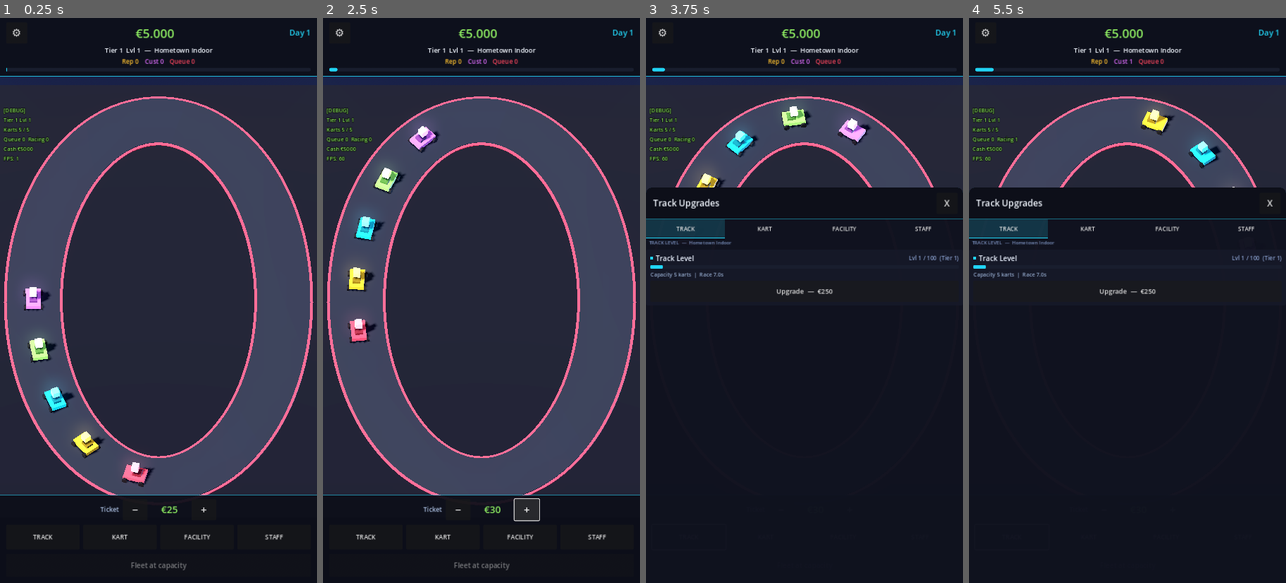
Above: before the commit, frames 1-4 (left to right).
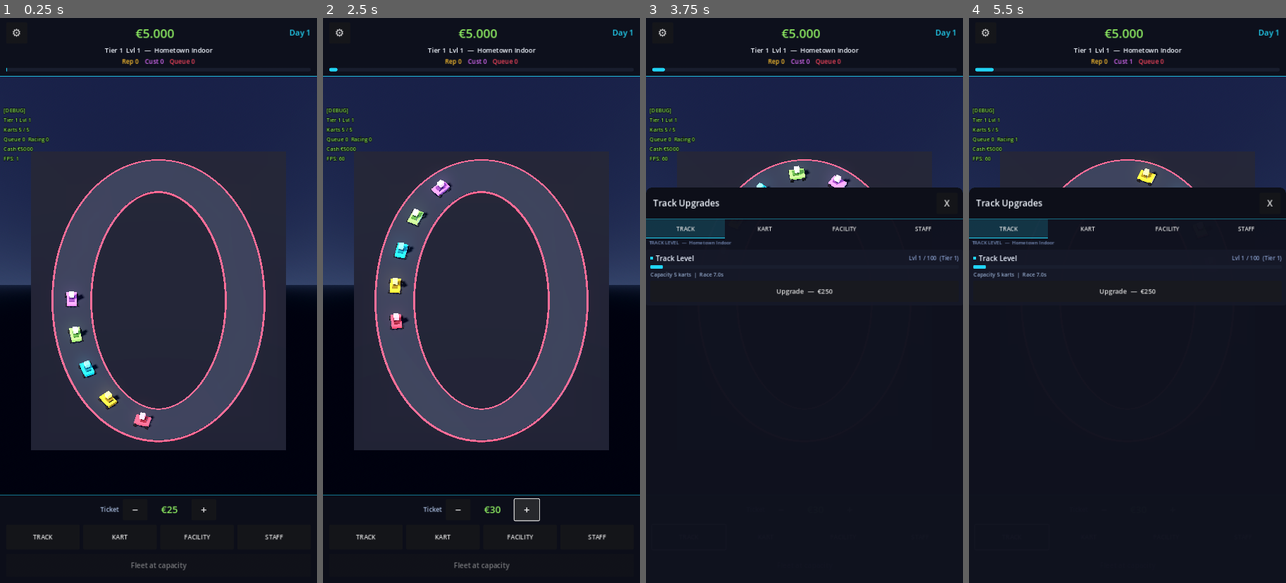
Above: after the commit, the same moments.

Repository: huubvreeker-create/Tycoon
Game: Godot game, scene res://scenes/main.tscn
The game is run twice, just before and just after one commit, with the same random seed, the same clock (stepped at 60 frames per second) and the same inputs.
Inputs:
- Up to frame 1 (0.25 s): no input
- Up to frame 2 (2.5 s): click "⚙" at 0.5 s; click "−" at 1.25 s; click "+" at 2 s
- Up to frame 3 (3.75 s): click "TRACK" at 2.75 s; click "KART" at 3.5 s
- Up to frame 4 (5.5 s): click "FACILITY" at 4.25 s; click "STAFF" at 5 s

The runs differ from the first frame. In frame 1, 47% of the frame differs, in the area x 0-100%, y 13-85%; in frame 2, 47%; in frame 3, 8.5%; in frame 4, 8.6%.

Commit message:
Real pit complex + recognisable cafe + multi-storey lounge
facility_visuals.gd:

PIT LANE — now a proper pit complex along the +Z long side of the
track instead of a row of garage boxes off to the side:
  - Asphalt pit straight running parallel to the main track
  - Painted dashed centre line on the pit lane
  - White pit wall separating pit lane from main track, capped
    with a cyan accent stripe along its top
  - Garage row on the far side of the pit straight, each bay with
    an open-door inset and a numbered plate above
  - Roof spanning all garage bays
  - Two angled asphalt connector strips at the ends, suggesting the
    in-/out-laps merging back into the main track
  - Number of bays + pit-straight width still scales with level

CAFETERIA — multi-element café instead of a single yellow box:
  - Main building (still on -X side of the venue)
  - Patio platform extending toward the track
  - Flat awning held up by four corner pillars
  - 2-5 tables on the patio, each with a pole + parasol that
    matches the cafeteria colour
  - Sign band moved to the side facing the track

VIP LOUNGE — multi-storey hospitality tower:
  - Floors scale with level (2 → 6 storeys)
  - Glass strips on the front + both sides for every floor (so it
    reads as "lots of windows") instead of a single tall box
  - Roof terrace platform with railings on all four sides
  - Beacon block on top of the terrace

MERCH SHOP — moved to the +X end of the venue (was +Z) so it
doesn't collide with the new pit complex on the +Z side. New
sign band on the inward side + an awning over the entrance.

Camera (scripts/camera_controller.gd, scenes/main.tscn):
- initial_zoom 36 → 52 so the full tier-1 venue (track + cafe +
  pit complex + lounge + merch) fits in the default view. Players
  can pinch in for detail.

https://claude.ai/code/session_01Sbv8ExRy1Fimm5caf9TfDv

Diff:
--- a/scenes/main.tscn
+++ b/scenes/main.tscn
@@ -59,7 +59,7 @@
 
 [node name="Camera3D" type="Camera3D" parent="CameraRig/Pitch"]
 projection = 1
-size = 36.0
+size = 52.0
 near = 0.5
 far = 200.0
 
--- a/scripts/camera_controller.gd
+++ b/scripts/camera_controller.gd
@@ -21,7 +21,7 @@
 # vertical world span the camera shows). Pinch grows / shrinks them.
 @export var min_zoom: float = 18.0
 @export var max_zoom: float = 110.0
-@export var initial_zoom: float = 36.0
+@export var initial_zoom: float = 52.0
 @export var pitch_degrees: float = -55.0
 # Yaw the rig so the track's longer X axis runs down the portrait
 # viewport — uses the screen height for the wider track dimension.
--- a/scripts/facility_visuals.gd
+++ b/scripts/facility_visuals.gd
@@ -122,72 +122,225 @@
 # Buildings
 # ---------------------------------------------------------------------------
 func _build_cafeteria(parent: Node3D, level: int) -> void:
-	# Yellow box on the LEFT of the venue, height + footprint scale w/ level.
+	# A real café: main building + covered patio + tables with parasols
+	# + signage on the front.  Sits on the LEFT (-X) side of the venue.
 	var rx := _track_rx()
-	var w := 5.0 + level * 0.25
-	var d := 4.0 + level * 0.18
-	var h := 2.4 + level * 0.18
-	var pos := Vector3(-rx - 6.0 - w * 0.3, h * 0.5, 0.0)
-	_make_box(parent, Vector3(w, h, d), pos, _CAFETERIA_COLOR.darkened(0.5))
-	# Bright sign band at top
-	_make_label_strip(parent, _CAFETERIA_COLOR, pos + Vector3(0, h * 0.5 + 0.15, d * 0.5 + 0.05), Vector3(w * 0.85, 0.25, 0.05))
-	# Decorative pavilion box
-	_make_box(parent, Vector3(w * 0.4, 0.25, d * 1.6), pos + Vector3(0, -h * 0.5 + 0.12, 0), _CAFETERIA_COLOR.darkened(0.7))
+	var w: float = 6.0 + level * 0.20
+	var d: float = 4.5 + level * 0.16
+	var h: float = 3.0 + level * 0.12
+	var building_pos := Vector3(-rx - 8.0, h * 0.5, 0.0)
+
+	# Main building.
+	_make_box(parent, Vector3(w, h, d), building_pos, _CAFETERIA_COLOR.darkened(0.55))
+
+	# Lit-up sign band on the side facing the track.
+	_make_label_strip(parent, _CAFETERIA_COLOR,
+		building_pos + Vector3(w * 0.5 + 0.05, h * 0.25, 0),
+		Vector3(0.06, 0.40, d * 0.85))
+
+	# Patio in front of the building (between building and track).
+	var patio_d: float = 3.0 + level * 0.10
+	var patio_pos: Vector3 = building_pos + Vector3(w * 0.5 + patio_d * 0.5, -h * 0.5 + 0.05, 0)
+	_make_box(parent, Vector3(patio_d, 0.10, d * 0.95),
+		patio_pos, _CAFETERIA_COLOR.darkened(0.7))
+
+	# Awning over the patio (flat panel on supports).
+	var awning_h: float = h * 0.85
+	_make_box(parent, Vector3(patio_d * 0.95, 0.12, d * 0.9),
+		patio_pos + Vector3(0, awning_h - 0.05, 0),
+		_CAFETERIA_COLOR)
+	# Awning support pillars (the four corners).
+	var support_h: float = awning_h - 0.05
+	var sx: float = patio_d * 0.42
+	var sz: float = d * 0.4
+	for support_offset: Vector3 in [
+		Vector3( sx, 0,  sz),
+		Vector3( sx, 0, -sz),
+		Vector3(-sx, 0,  sz),
+		Vector3(-sx, 0, -sz),
+	]:
+		_make_box(parent, Vector3(0.10, support_h, 0.10),
+			patio_pos + support_offset + Vector3(0, support_h * 0.5, 0),
+			_CAFETERIA_COLOR.darkened(0.6))
+
+	# Tables with parasols on the patio.
+	var table_count: int = clampi(2 + level / 4, 2, 5)
+	for i in range(table_count):
+		var t_norm: float = (float(i) + 0.5) / float(table_count)
+		var tz: float = (t_norm - 0.5) * d * 0.75
+		var table_floor: Vector3 = patio_pos + Vector3(0, 0.10, tz)
+		# Table top
+		_make_box(parent, Vector3(0.7, 0.06, 0.7),
+			table_floor + Vector3(0, 0.45, 0),
+			Color(0.85, 0.85, 0.90))
+		# Pole
+		_make_box(parent, Vector3(0.06, 1.5, 0.06),
+			table_floor + Vector3(0, 0.75, 0),
+			Color(0.40, 0.40, 0.45))
+		# Parasol (flat slab)
+		_make_box(parent, Vector3(1.10, 0.08, 1.10),
+			table_floor + Vector3(0, 1.55, 0),
+			_CAFETERIA_COLOR.lightened(0.15))
 
 
 func _build_pit_lane(parent: Node3D, level: int) -> void:
-	# Long thin garage along the RIGHT of the track. Number of garage bays
-	# grows with level; bay material is metallic.
+	# A real pit complex: pit lane (asphalt) parallel to the track's long
+	# straight, separated by a pit wall, with a row of garages on the
+	# outside and short asphalt connectors merging the pit lane back into
+	# the main track at each end. Scales with level.
 	var rx := _track_rx()
 	var rz := _track_rz()
-	var bays := mini(level, 8)
-	var bay_w := 2.0
-	var total_w := bays * bay_w + 0.4
-	var d := 3.0 + level * 0.10
-	var h := 2.2 + level * 0.05
-	var center_x := rx + 5.5 + d * 0.5
+	var asphalt_color := Color(0.10, 0.11, 0.14)
+
+	# Pit straight runs along the long axis (X) on the +Z side.
+	var pit_lane_width: float = 2.6 + level * 0.06
+	var pit_lane_length: float = rx * 1.2
+	var pit_lane_z: float = rz + 4.0 + pit_lane_width * 0.5
+	# Asphalt
+	_make_box(parent, Vector3(pit_lane_length, 0.08, pit_lane_width),
+		Vector3(0, 0.04, pit_lane_z),
+		asphalt_color)
+	# Centre line markings (small white dashes along the pit lane).
+	var dash_count: int = 8
+	for i in range(dash_count):
+		var u: float = (float(i) + 0.5) / float(dash_count)
+		var dx: float = (u - 0.5) * pit_lane_length * 0.92
+		_make_box(parent, Vector3(0.45, 0.10, 0.10),
+			Vector3(dx, 0.08, pit_lane_z),
+			Color(0.85, 0.85, 0.90))
+
+	# Pit wall — between the pit lane and the main track.
+	var wall_h: float = 0.55
+	var wall_z: float = pit_lane_z - pit_lane_width * 0.5 - 0.15
+	_make_box(parent, Vector3(pit_lane_length * 0.96, wall_h, 0.18),
+		Vector3(0, wall_h * 0.5, wall_z),
+		Color(0.92, 0.92, 0.95))
+	# Wall base accent (cyan stripe along the top of the wall).
+	_make_label_strip(parent, _PIT_LANE_COLOR,
+		Vector3(0, wall_h + 0.05, wall_z),
+		Vector3(pit_lane_length * 0.96, 0.10, 0.20))
+
+	# Garage row on the OUTSIDE of the pit lane (further from the track).
+	var bays: int = clampi(level, 1, 8)
+	var bay_w: float = 2.6
+	var bay_d: float = 3.4 + level * 0.05
+	var bay_h: float = 2.6 + level * 0.05
+	var total_garages_length: float = bays * bay_w
+	var garage_z: float = pit_lane_z + pit_lane_width * 0.5 + bay_d * 0.5 + 0.15
 	for i in range(bays):
-		var x := center_x
-		var z := -total_w * 0.5 + i * bay_w + bay_w * 0.5
-		_make_box(parent, Vector3(d, h, bay_w * 0.95), Vector3(x, h * 0.5, z), _PIT_LANE_COLOR.darkened(0.65))
-		# Door inset (lighter)
-		_make_label_strip(parent, _PIT_LANE_COLOR, Vector3(x - d * 0.5 - 0.02, h * 0.4, z), Vector3(0.04, h * 0.7, bay_w * 0.7))
-	# Roof line capping all bays
-	_make_box(parent, Vector3(d + 0.4, 0.25, total_w + 0.2), Vector3(center_x, h + 0.12, 0), _PIT_LANE_COLOR.darkened(0.4))
-	# Suppress unused variable warning
-	if rz > 0.0:
-		pass
+		var bay_x: float = -total_garages_length * 0.5 + i * bay_w + bay_w * 0.5
+		# Garage box
+		_make_box(parent, Vector3(bay_w * 0.95, bay_h, bay_d),
+			Vector3(bay_x, bay_h * 0.5, garage_z),
+			_PIT_LANE_COLOR.darkened(0.65))
+		# Open door front (lighter slab on the side facing the pit lane)
+		_make_label_strip(parent, _PIT_LANE_COLOR,
+			Vector3(bay_x, bay_h * 0.4, garage_z - bay_d * 0.5 - 0.01),
+			Vector3(bay_w * 0.78, bay_h * 0.75, 0.05))
+		# Bay number plate above the door
+		_make_label_strip(parent, _PIT_LANE_COLOR.lightened(0.2),
+			Vector3(bay_x, bay_h + 0.10, garage_z - bay_d * 0.5 - 0.01),
+			Vector3(bay_w * 0.5, 0.18, 0.04))
+	# Garage roof spanning the bays
+	_make_box(parent, Vector3(total_garages_length + 0.3, 0.20, bay_d + 0.4),
+		Vector3(0, bay_h + 0.10, garage_z),
+		_PIT_LANE_COLOR.darkened(0.35))
+
+	# Connector slips at the two ends of the pit straight, visually
+	# merging the pit lane back into the main track.
+	var connector_length: float = 5.0
+	var connector_width: float = pit_lane_width * 0.85
+	# Direction is rotated ~30° so it visibly bends toward the track.
+	for sign_x: int in [-1, 1]:
+		var connector_pos := Vector3(
+			float(sign_x) * (pit_lane_length * 0.5 + connector_length * 0.45),
+			0.04,
+			pit_lane_z * 0.55)
+		var connector := MeshInstance3D.new()
+		var bm := BoxMesh.new()
+		bm.size = Vector3(connector_length, 0.08, connector_width)
+		connector.mesh = bm
+		var mat := StandardMaterial3D.new()
+		mat.albedo_color = asphalt_color
+		mat.roughness = 0.85
+		connector.material_override = mat
+		connector.position = connector_pos
+		# Rotate to angle toward the track (around Y axis).
+		connector.rotation.y = deg_to_rad(28.0 * float(sign_x))
+		parent.add_child(connector)
 
 
 func _build_lounge(parent: Node3D, level: int) -> void:
-	# Tall purple tower at the FRONT (-Z) of the venue.
+	# Multi-storey hospitality block with glass strips on three sides and
+	# a roof terrace. Scales taller with level.
 	var rz := _track_rz()
-	var w := 4.5 + level * 0.20
-	var d := 4.5 + level * 0.20
-	var h := 4.0 + level * 0.55  # grows tall
-	var pos := Vector3(0.0, h * 0.5, -rz - 6.5 - d * 0.3)
+	var w: float = 5.0 + level * 0.18
+	var d: float = 5.0 + level * 0.18
+	var floors: int = clampi(2 + level / 3, 2, 6)
+	var floor_h: float = 1.4
+	var h: float = floor_h * float(floors) + 0.6
+	var pos := Vector3(0.0, h * 0.5, -rz - 7.0 - d * 0.3)
+
+	# Main tower
 	_make_box(parent, Vector3(w, h, d), pos, _LOUNGE_COLOR.darkened(0.55))
-	# Glowing window strips up the side
-	for i in range(maxi(2, level / 2)):
-		var y := -h * 0.5 + 1.0 + i * 0.9
-		if y >= h * 0.5 - 0.4:
-			break
-		_make_label_strip(parent, _LOUNGE_COLOR.lightened(0.2), pos + Vector3(0, y, d * 0.5 + 0.05), Vector3(w * 0.7, 0.25, 0.05))
-	# Crown beacon at the very top
-	_make_label_strip(parent, _LOUNGE_COLOR, pos + Vector3(0, h * 0.5 + 0.2, 0), Vector3(0.6, 0.4, 0.6))
+
+	# Glass strips on each floor (front + both sides).
+	var glass_color := _LOUNGE_COLOR.lightened(0.30)
+	for f in range(floors):
+		var y_local: float = -h * 0.5 + 0.4 + (float(f) + 0.5) * floor_h
+		# Front (facing +Z, toward track)
+		_make_label_strip(parent, glass_color,
+			pos + Vector3(0, y_local, d * 0.5 + 0.03),
+			Vector3(w * 0.78, 0.55, 0.06))
+		# Right side (+X)
+		_make_label_strip(parent, glass_color,
+			pos + Vector3(w * 0.5 + 0.03, y_local, 0),
+			Vector3(0.06, 0.55, d * 0.78))
+		# Left side (-X)
+		_make_label_strip(parent, glass_color,
+			pos + Vector3(-w * 0.5 - 0.03, y_local, 0),
+			Vector3(0.06, 0.55, d * 0.78))
+
+	# Roof terrace — a slightly inset platform with a railing.
+	var terrace_y: float = pos.y + h * 0.5 + 0.06
+	_make_box(parent, Vector3(w * 0.85, 0.12, d * 0.85),
+		Vector3(pos.x, terrace_y, pos.z),
+		_LOUNGE_COLOR.darkened(0.3))
+	# Railing — four thin walls around the terrace.
+	var rail_h: float = 0.45
+	var ry: float = terrace_y + rail_h * 0.5 + 0.06
+	_make_box(parent, Vector3(w * 0.85, rail_h, 0.05),
+		Vector3(pos.x, ry, pos.z + d * 0.42), _LOUNGE_COLOR.lightened(0.2))
+	_make_box(parent, Vector3(w * 0.85, rail_h, 0.05),
+		Vector3(pos.x, ry, pos.z - d * 0.42), _LOUNGE_COLOR.lightened(0.2))
+	_make_box(parent, Vector3(0.05, rail_h, d * 0.85),
+		Vector3(pos.x + w * 0.42, ry, pos.z), _LOUNGE_COLOR.lightened(0.2))
+	_make_box(parent, Vector3(0.05, rail_h, d * 0.85),
+		Vector3(pos.x - w * 0.42, ry, pos.z), _LOUNGE_COLOR.lightened(0.2))
+
+	# VIP beacon on top of the terrace.
+	_make_label_strip(parent, _LOUNGE_COLOR,
+		Vector3(pos.x, ry + rail_h, pos.z),
+		Vector3(0.5, 0.5, 0.5))
 
 
 func _build_merch_shop(parent: Node3D, level: int) -> void:
-	# Green kiosk at the BACK (+Z) of the venue.
-	var rz := _track_rz()
-	var w := 3.5 + level * 0.18
-	var d := 3.0 + level * 0.14
-	var h := 2.2 + level * 0.10
-	var pos := Vector3(0.0, h * 0.5, rz + 5.5 + d * 0.3)
+	# Green kiosk at the +X end of the venue (other end from the
+	# cafeteria — we leave +Z free for the pit complex).
+	var rx := _track_rx()
+	var w: float = 3.5 + level * 0.18
+	var d: float = 3.0 + level * 0.14
+	var h: float = 2.2 + level * 0.10
+	var pos := Vector3(rx + 5.5 + w * 0.3, h * 0.5, 0.0)
 	_make_box(parent, Vector3(w, h, d), pos, _MERCH_COLOR.darkened(0.55))
-	_make_label_strip(parent, _MERCH_COLOR, pos + Vector3(0, h * 0.5 + 0.15, -d * 0.5 - 0.05), Vector3(w * 0.85, 0.25, 0.05))
-	# Awning
-	_make_box(parent, Vector3(w * 1.15, 0.08, d * 0.4), pos + Vector3(0, h * 0.55, -d * 0.5 - d * 0.2), _MERCH_COLOR)
+	# Sign band on the side facing the track.
+	_make_label_strip(parent, _MERCH_COLOR,
+		pos + Vector3(-w * 0.5 - 0.05, h * 0.4, 0),
+		Vector3(0.06, 0.30, d * 0.8))
+	# Awning over the entrance (extends toward the track, -X).
+	_make_box(parent, Vector3(w * 0.4, 0.08, d * 1.15),
+		pos + Vector3(-w * 0.5 - w * 0.2, h * 0.55, 0),
+		_MERCH_COLOR)
 
 
 func _build_sponsor_boards(parent: Node3D, level: int) -> void:
